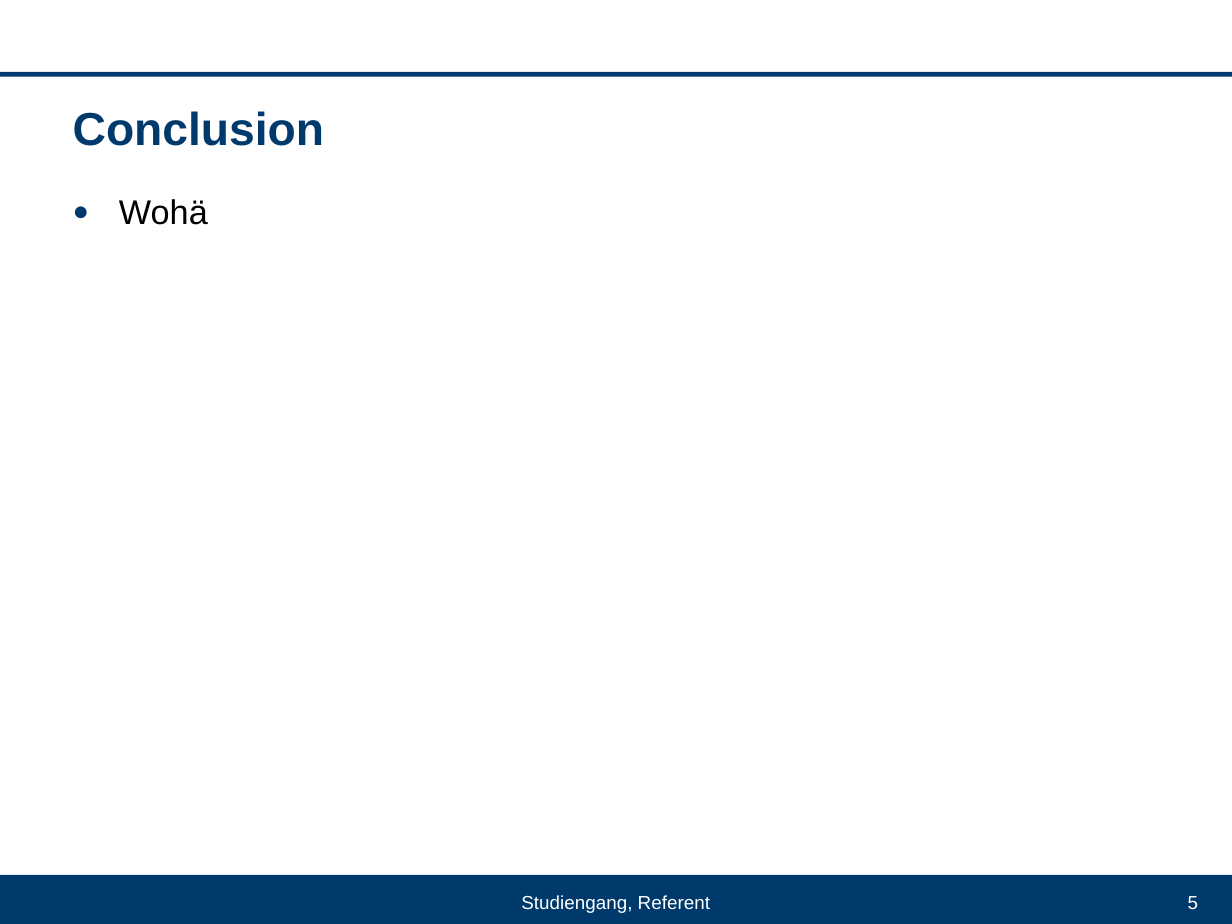
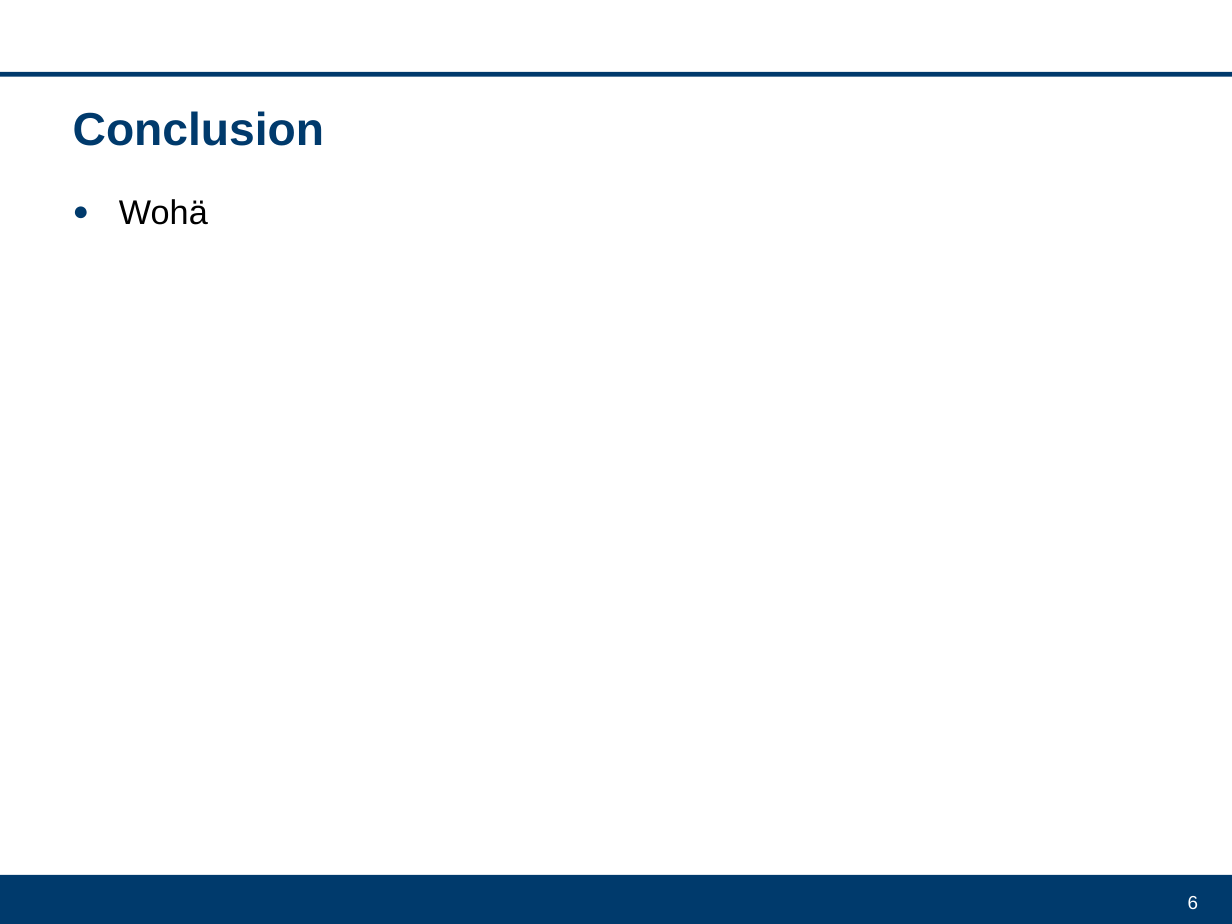
Before and after one commit to DrFab1/va_explainable_ai, a slide deck: slide 6 of VA_Projekt.ppt (slide 5 before the commit). Drawn at 1232x924 pixels with LibreOffice and Linux fonts; fonts in the diff are those of the drawing; background and template pictures are left out. Boxes give left, top, right and bottom in pixels: in the first picture for what was removed or moved away, otherwise in the second. Text is boxed around its words. In the diff, an @@ line names an element or a change of style, - is before the commit and + after.

```diff
--- a/VA_Projekt.ppt
+++ b/VA_Projekt.ppt
@@ text removed at [521,895,710,913] @@
-Studiengang, Referent
@@ page number at [1188,896,1198,909]: text changed @@
-5
+6
```
Also in this commit, not shown: 1 other slide changed, 4 slides added, 3 slides removed.
